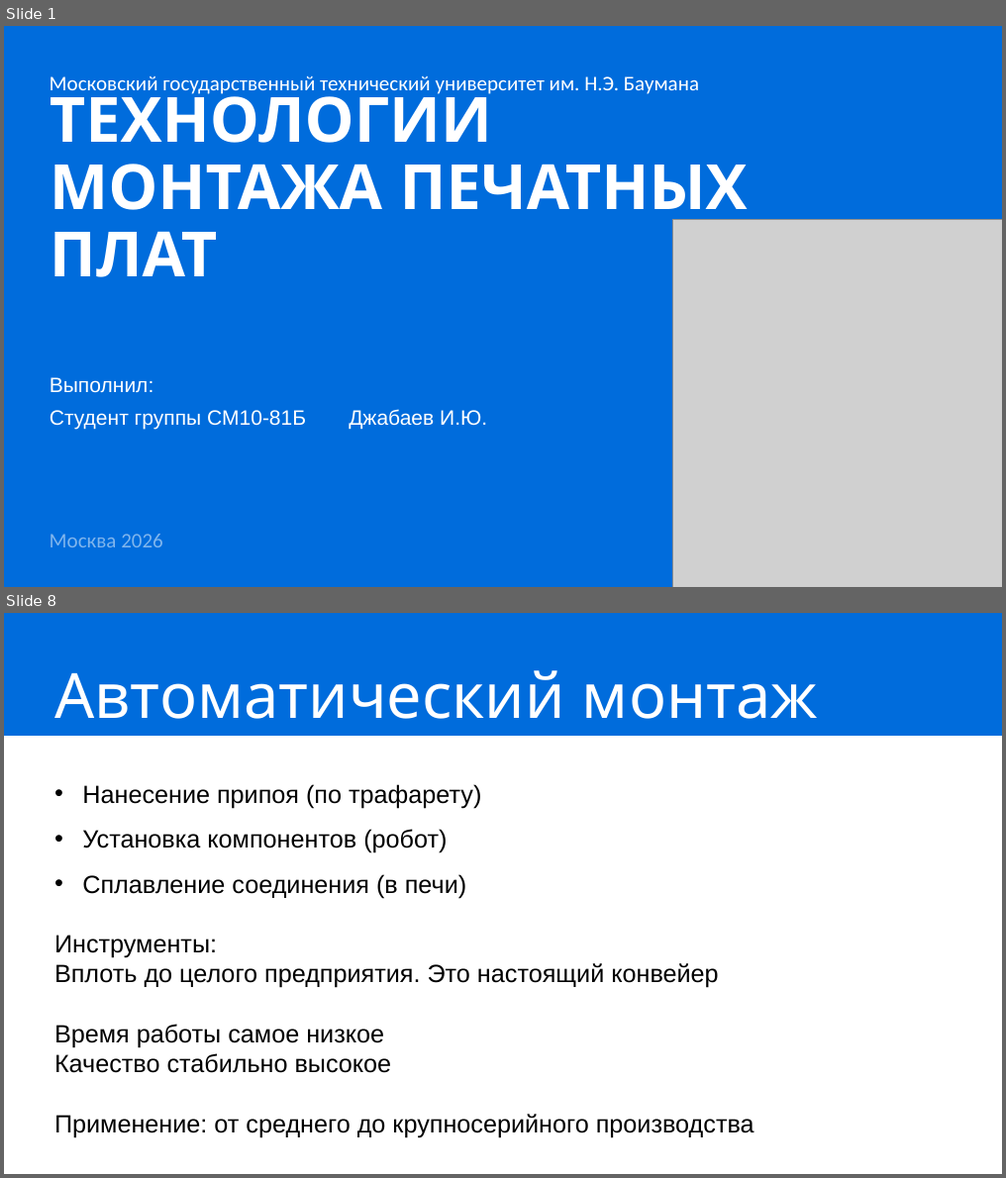
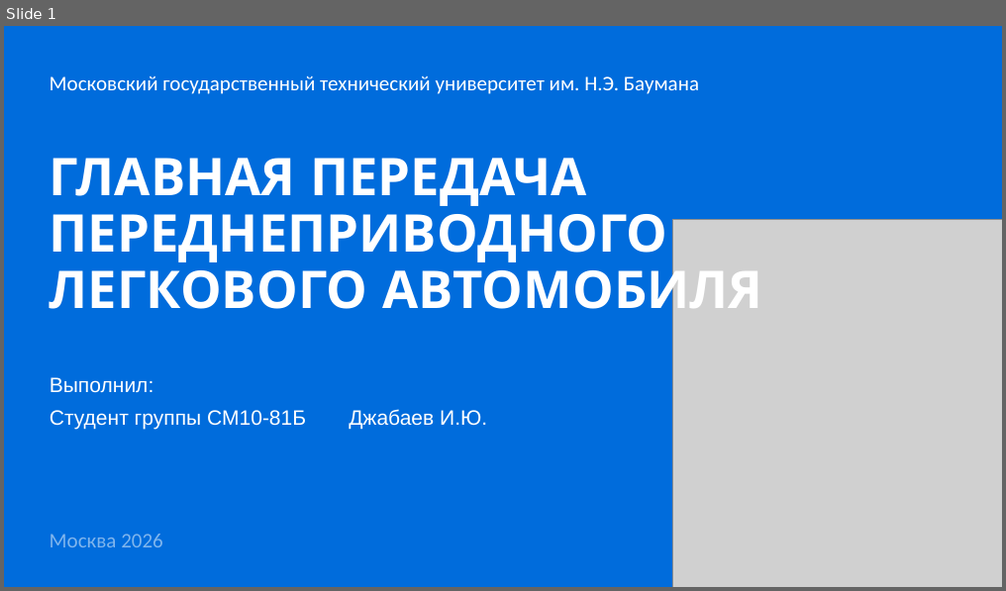
Before and after one commit to IbrahimDzheby/Diplom, a slide deck: НИРС2/Защита.pptx. Shown one above the other, each under a label of ours: slides 1 and 8 before the commit, slide 1 after it; the slides between them are not shown. The pictures are 1006x1178 and 1006x591 pixels, drawn with LibreOffice and Linux fonts; fonts in the diff are those of the drawing; grey boxes stand for pictures. Boxes give left, top, right and bottom in pixels: in the first picture for what was removed or moved away, otherwise in the second. Text is boxed around its words. In the diff, an @@ line names an element or a change of style, - is before the commit and + after.

```diff
--- a/НИРС2/Защита.pptx
+++ b/НИРС2/Защита.pptx
@@ slide 8 removed at [4, 613, 1002, 1174], background #FFFFFF @@
@@ rectangle removed at [4, 613, 1002, 736] @@
@@ title removed at [54, 670, 818, 719] @@
-Автоматический монтаж
@@ text removed at [54, 784, 754, 1138] @@
-• Нанесение припоя (по трафарету)
-• Установка компонентов (робот)
-• Сплавление соединения (в печи)
-Инструменты:
-Вплоть до целого предприятия. Это настоящий конвейер
-Время работы самое низкое
-Качество стабильно высокое
-Применение: от среднего до крупносерийного производства
@@ slide 1 changed as well @@
@@ title at [50, 158, 763, 322]: text changed; size 60 to 50 pt @@
-ТЕХНОЛОГИИ МОНТАЖА ПЕЧАТНЫХ ПЛАТ
+ГЛАВНАЯ ПЕРЕДАЧА
+ПЕРЕДНЕПРИВОДНОГО
+ЛЕГКОВОГО АВТОМОБИЛЯ
```
Also in this commit, not shown: 11 slides added, 9 other slides removed, 20 other files.
